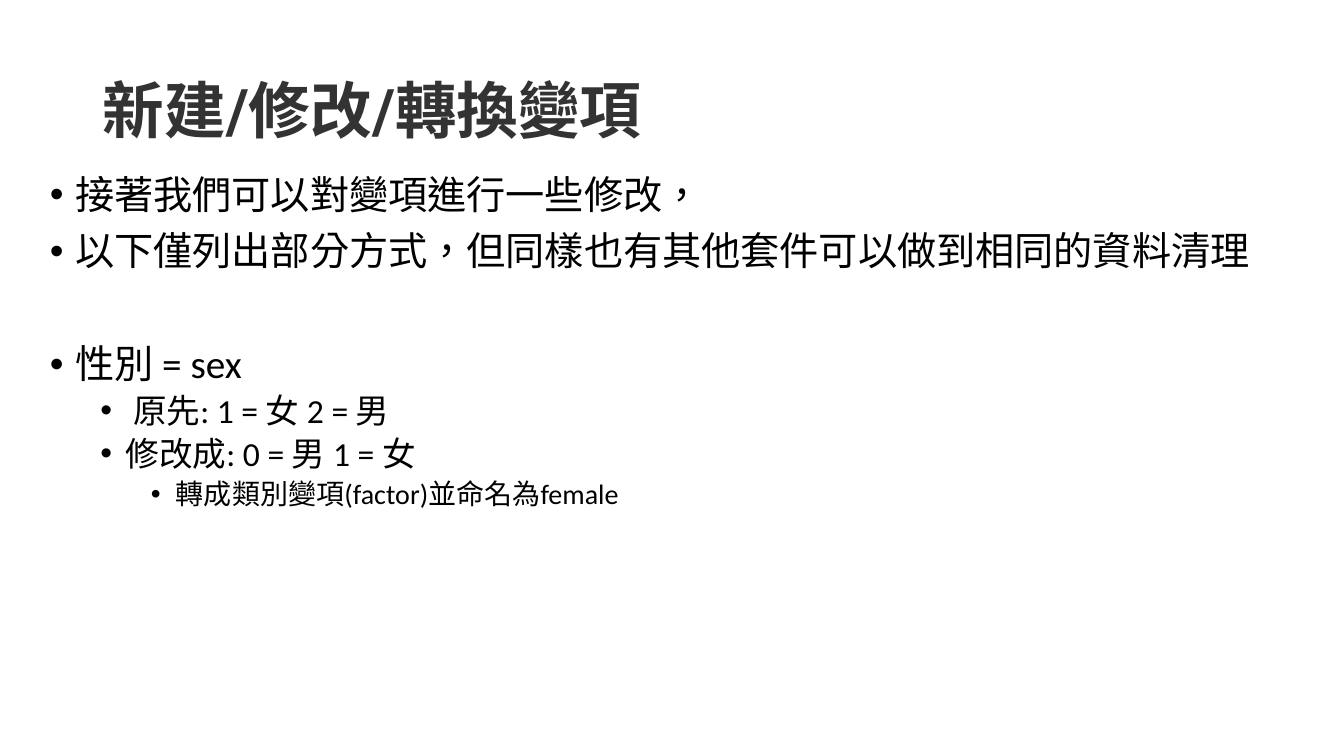
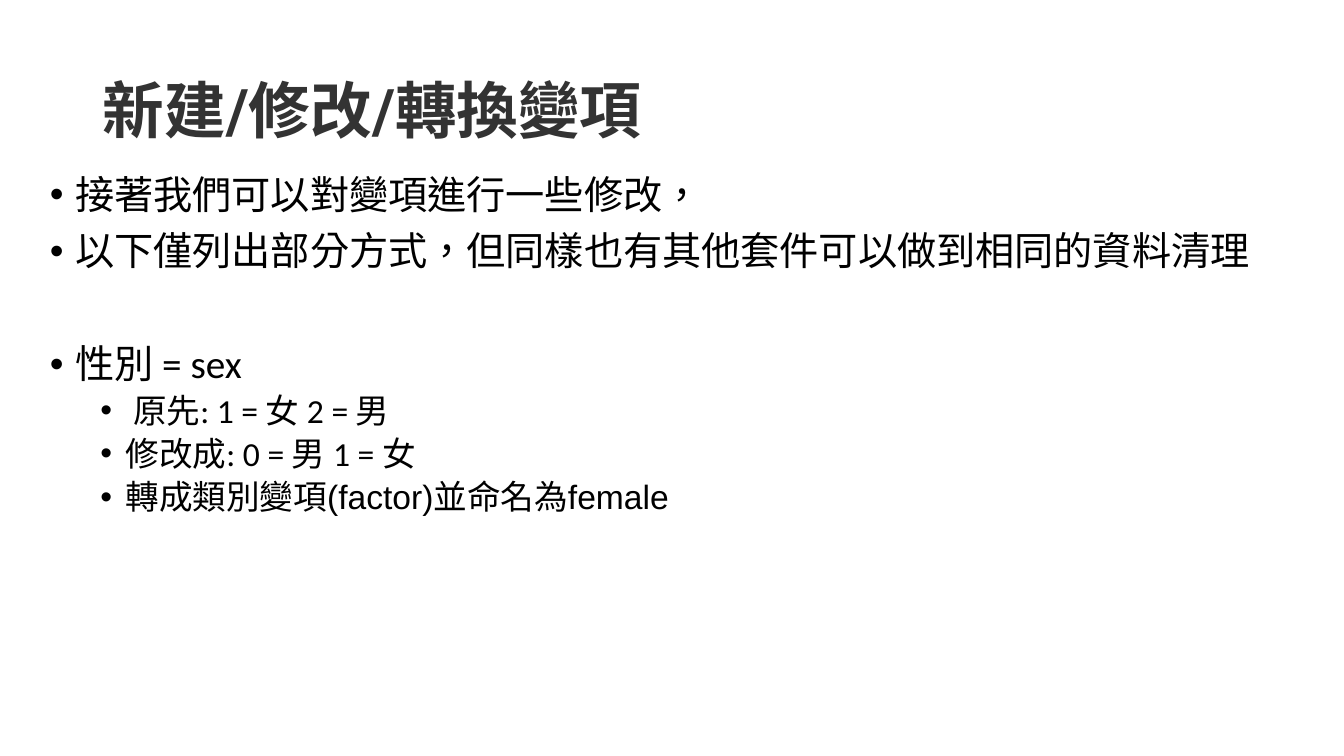
Before and after one commit to qbiexyz/R-for-NGO, a slide deck: slide 12 of ppt/應用篇2_實作簡單資料處理.pptx (slide 11 before the commit). Drawn at 1344x756 pixels with LibreOffice and Linux fonts; fonts in the diff are those of the drawing. Boxes give left, top, right and bottom in pixels: in the first picture for what was removed or moved away, otherwise in the second. Text is boxed around its words. In the diff, an @@ line names an element or a change of style, - is before the commit and + after.

```diff
--- a/ppt/應用篇2_實作簡單資料處理.pptx
+++ b/ppt/應用篇2_實作簡單資料處理.pptx
@@ text at <box>126,480,669,516</box>: size 20 to 24 pt, font Calibri to Arial in "轉成類別變項(factor)並命名為female"; list level 3 to 2 in "轉成類別變項(factor)並命名為female" @@
```
Also in this commit, not shown: 2 other slides changed, 1 slide added, 32 other files.
